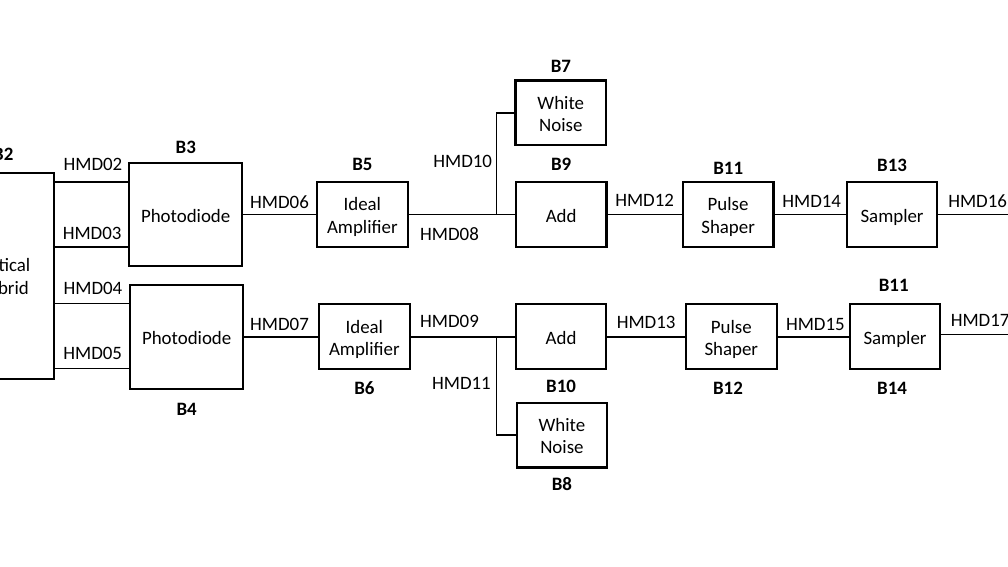
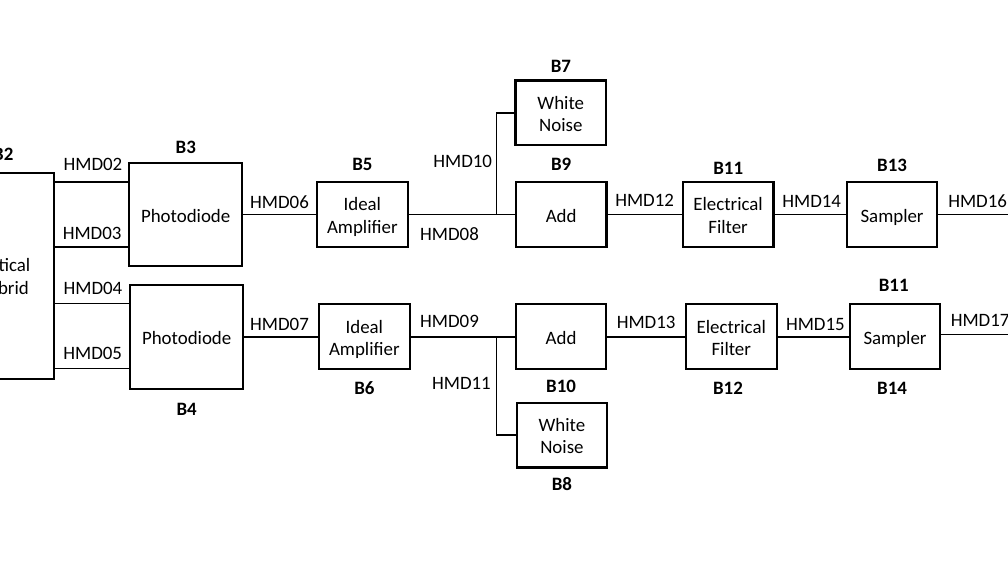
Before and after one commit to pqnarte/LinkPlanner, a slide deck: slide 1 of doc/tex/lib/homodyne_receiver/figures_raw/MQAM_receiver_block_diagram.pptx. Drawn at 1008x567 pixels with LibreOffice and Linux fonts; fonts in the diff are those of the drawing. Boxes give left, top, right and bottom in pixels: in the first picture for what was removed or moved away, otherwise in the second. Text is boxed around its words. In the diff, an @@ line names an element or a change of style, - is before the commit and + after.

```diff
--- a/doc/tex/lib/homodyne_receiver/figures_raw/MQAM_receiver_block_diagram.pptx
+++ b/doc/tex/lib/homodyne_receiver/figures_raw/MQAM_receiver_block_diagram.pptx
@@ text in rectangle at <box>693,197,762,233</box>: text changed @@
-Pulse Shaper
+Electrical Filter
@@ text in rectangle at <box>697,320,766,355</box>: text changed @@
-Pulse Shaper
+Electrical Filter
```
Also in this commit, not shown: 8 other files.
